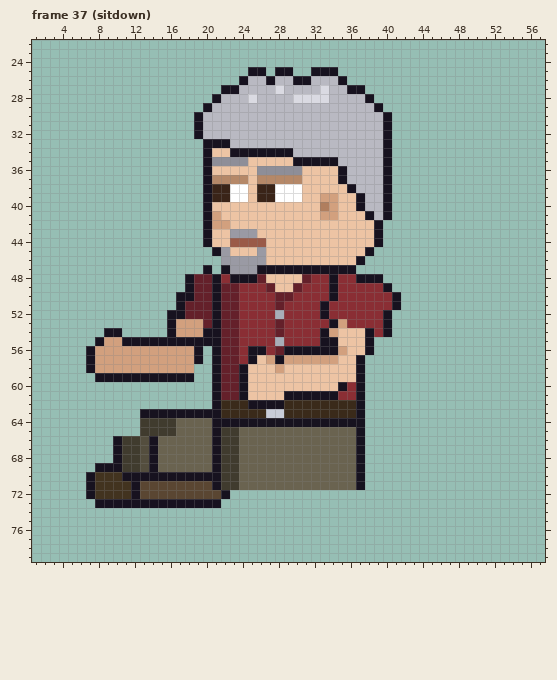
Two versions of one pixel-art file, sprites/expo/expo_grizzle_left_anim.aseprite. This is how it looked before the edit.
64x80 pixels, 129 frames. Shown: frame 37 (sitdown): x 1..57, y 22..79. The old version is drawn lined up with the new one. The commit also changed other frames, which this record leaves out.
After:
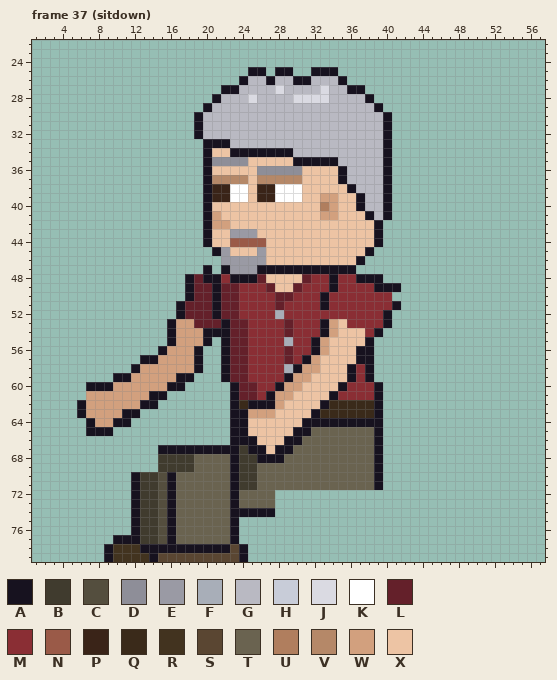
Palette (. is transparent): A #17121f  B #403b2e  C #544e3e  D #8e8e98  E #9a9aa4  F #a8aeb8  G #b9b9c2  H #c8ccd8  J #dadae2  K #ffffff  L #64202a  M #8a2e34  N #9a5a48  P #3a2418  Q #3a2a1a  R #42331f  S #5a4632  T #6a6350  U #b07e5e  V #b58868  W #d2a07e  X #edc4a4
The edit:
whole drawing moved by -2,-6 (the old picture is shown already moved)
--- frame 37 (sitdown)
@@ x 1..57 @@
 47 ...................A.AEEEAAAAAAAAAAA.....................
-48 .................ALLAMAAALXXXXLMMAMMAAA..................
-49 .................ALLALLMMMLXXLMMMAMMMMMA.................
-50 ................AALLALLMMMMLLMMMMAMMMMMMA................
+48 .................ALAAMAAALXXXXLMMAMMAAA..................
+49 .................ALLALLMMMLXXLMMMAMMMMAAA................
+50 .................ALLALLMMMMLLMMMAMMMMMMM.................
 51 ................ALLLALLMMMMLMMMMAMMMMMMMA................
-52 ...............AALLLALLMMMMFMMMMAMMMMMMA.................
-53 ...............AWWWLALLMMMMLMMMMMAWMMMMA.................
-54 ........AA.....AWWWAALLMMMMLMMMMAWXXXAMA.................
-55 .......AWWAAAAAAAAAAALLMMMMFMMMMAAXXXA...................
-56 ......AWWWWWWWWWWWA.ALLMAAMLAAAAAAWXXA...................
-57 ......AWWWWWWWWWWWA.ALLMAXWAWWWWWWXXA....................
-58 ......AWWWWWWWWWWW..ALLAXXXWXXXXXXXXA....................
-59 .......AAAAAAAAAAA..ALLAXXXXXXXXXXXXA....................
-60 ....................ALLAXXXXXXXXXXAMA....................
-61 ....................ALLAXXXXAAAAAAMMA....................
-62 ....................AQQQAAAAQQQQQQQQA....................
-63 ............AAAAAAAAAQQQQQHHQQQQQQQQA....................
-64 ............BBBBTTTTAAAAAAAAAAAAAAAAA....................
-65 ............BBBBTTTTABBTTTTTTTTTTTTTA....................
-66 .........ABBCATTTTTTABBTTTTTTTTTTTTTA....................
-67 .........ABBCATTTTTTABBTTTTTTTTTTTTTA....................
-68 .........ABBCATTTTTTABBTTTTTTTTTTTTTA....................
-69 .......AAABBCATTTTTTABBTTTTTTTTTTTTTA....................
-70 ......ARRRAAAAAAAAAAABBTTTTTTTTTTTTTA....................
-71 ......ARRRRASSSSSSSSABBTTTTTTTTTTTTTA....................
-72 ......ARRRRASSSSSSSSSA...................................
-73 .......AAAAAAAAAAAAAA....................................
-74 .........................................................
-75 .........................................................
-76 .........................................................
-77 .........................................................
-78 .........................................................
-79 .........................................................
+52 ................ALLLALLMMMMFMMMMMMMMMMMA.................
+53 ...............AWWLLLALLMMMMLMMMAWXMMMMA.................
+54 ...............AWWWAAALLMMMMLMMMAWXXXMA..................
+55 ...............AWWWA.ALLMMMMFMMAWXXXXA...................
+56 ..............AWWWA..ALLMMMMLMMAWXXXAA...................
+57 ............AAWWWWA..ALLMMMMLMAWXXXXAA...................
+58 ...........AWWWWWWA..ALLMMMMFAWWXXXAMA...................
+59 .........AAWWWWWAA...ALLMMMMAWWXXXXAMA...................
+60 ......AAAWWWWWWAA.....ALLMMAWWXXXXAMMMA..................
+61 ......WWWWWWWAA.......ALLMAWWXXXXAMMMMA..................
+62 .....AWWWWWWAA........AQAAAWXXXXAQQQQQA..................
+63 .....AWWWWAA..........AAWWWXXXXAQQQQQQA..................
+64 ......AWWAA...........AAXXXXXXAAAAAAAAA..................
+65 ......AAA.............AAXXXXXAATTTTTTTA..................
+66 ......................AAAXXXAATTTTTTTTA..................
+67 ..............AAAAAAAAABAAXAATTTTTTTTTA..................
+68 ..............BBBBTTTTABBAAATTTTTTTTTTA..................
+69 ..............BBBBTTTTABBTTTTTTTTTTTTTA..................
+70 ...........ABBCATTTTTTABBTTTTTTTTTTTTTA..................
+71 ...........ABBCATTTTTTABBTTTTTTTTTTTTTA..................
+72 ...........ABBCATTTTTTATTTT..............................
+73 ...........ABBCATTTTTTATTTT..............................
+74 ...........ABBCATTTTTTAAAAA..............................
+75 ...........ABBCATTTTTTA..................................
+76 ...........ABBCATTTTTTA..................................
+77 .........AAABBCATTTTTTA..................................
+78 ........ARRRAAAAAAAAAASA.................................
+79 ........ARRRRASSSSSSSSSA.................................
Where, in picture pixels (left, top, right, bottom), the same in both pictures:
changed: (77, 274, 401, 562)
